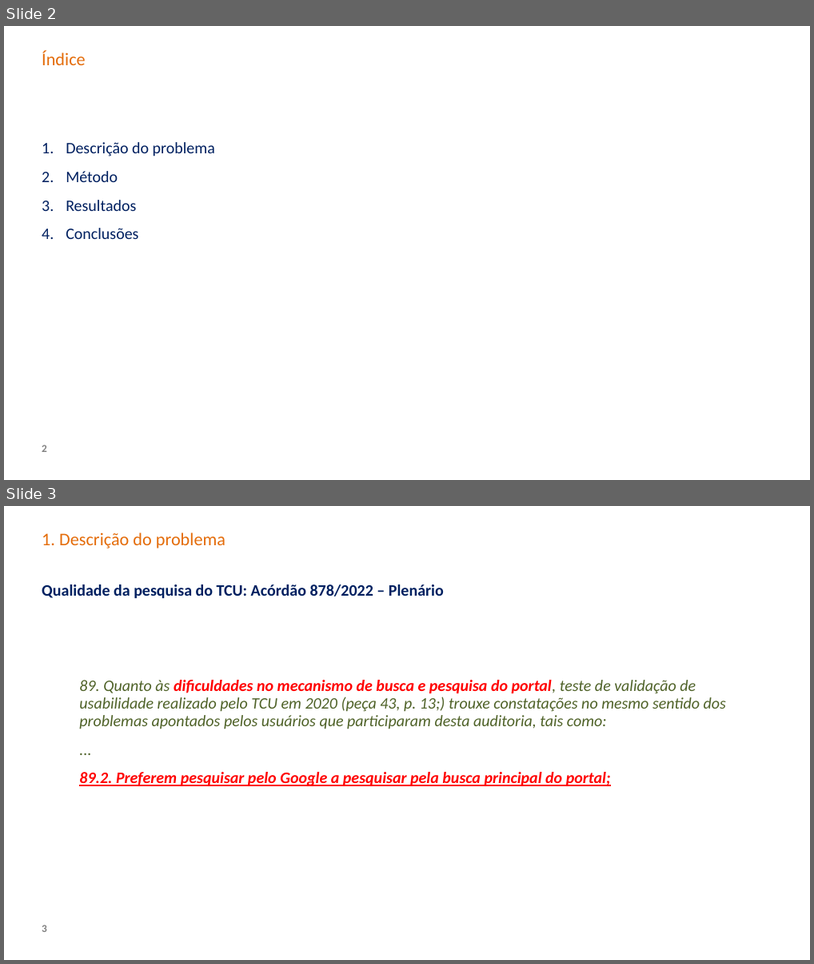
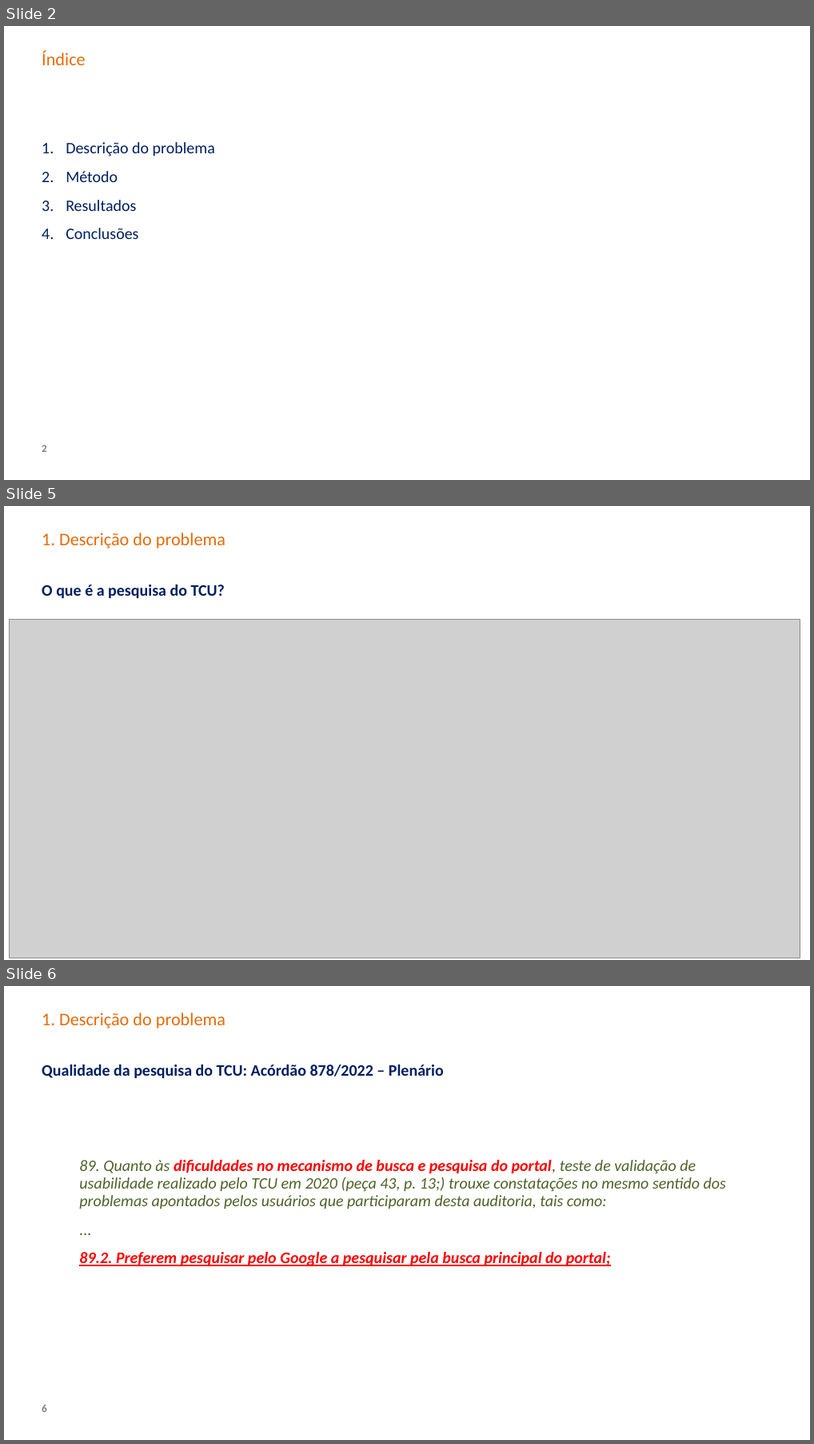
Before and after one commit to carisio/juris_tcu_expansao_doc, a slide deck: projeto_final/Apresentação.pptx. Shown one above the other, each under a label of ours: slides 2 and 3 before the commit, slides 2, 5 and 6 after it; the slides between them are not shown. The pictures are 814x964 and 814x1444 pixels, drawn with LibreOffice and Linux fonts; fonts in the diff are those of the drawing; grey boxes stand for pictures; background and template pictures are left out. Boxes give left, top, right and bottom in pixels: in the first picture for what was removed or moved away, otherwise in the second. Text is boxed around its words. In the diff, an @@ line names an element or a change of style, - is before the commit and + after.

```diff
--- a/projeto_final/Apresentação.pptx
+++ b/projeto_final/Apresentação.pptx
@@ slide 5 added at (x1=4, y1=506, x2=810, y2=960), background picture (left out) @@
@@ title added at (x1=42, y1=532, x2=226, y2=548), 20 pt, text #E46C0A @@
+1. Descrição do problema
@@ subtitle added at (x1=42, y1=584, x2=225, y2=598), 18 pt, text #002060, bold @@
+O que é a pesquisa do TCU?
@@ picture added at (x1=9, y1=620, x2=801, y2=957) @@
@@ what was slide 3 is now slide 6 @@
@@ page number at (x1=42, y1=1404, x2=47, y2=1412): text changed @@
-3
+6
```
Also in this commit, not shown: 7 slides changed, 3 other slides added, 1 other file.
